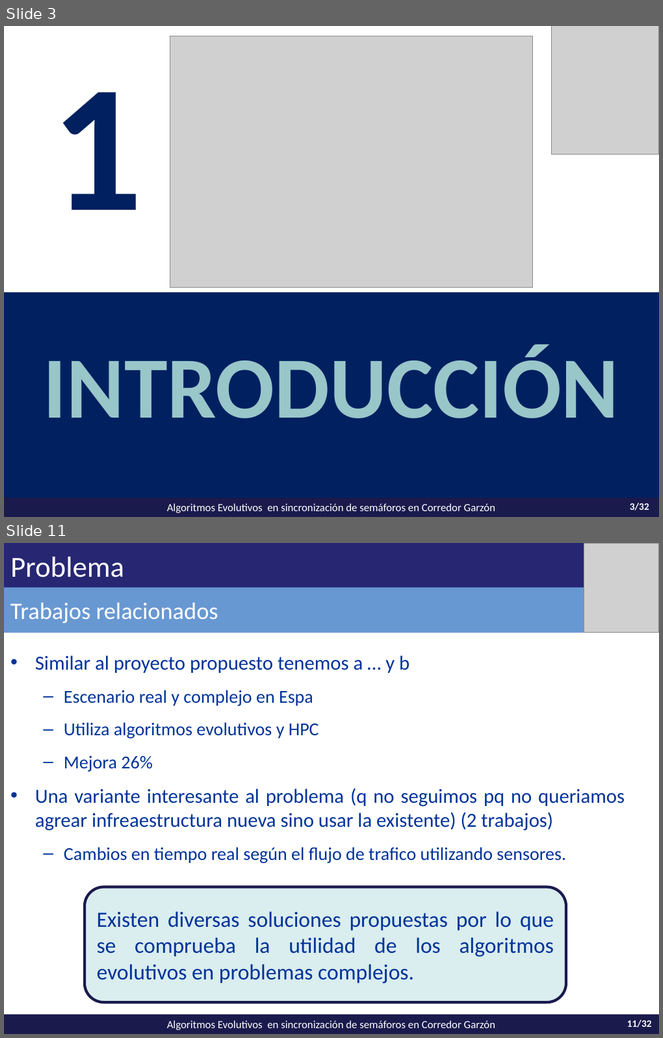
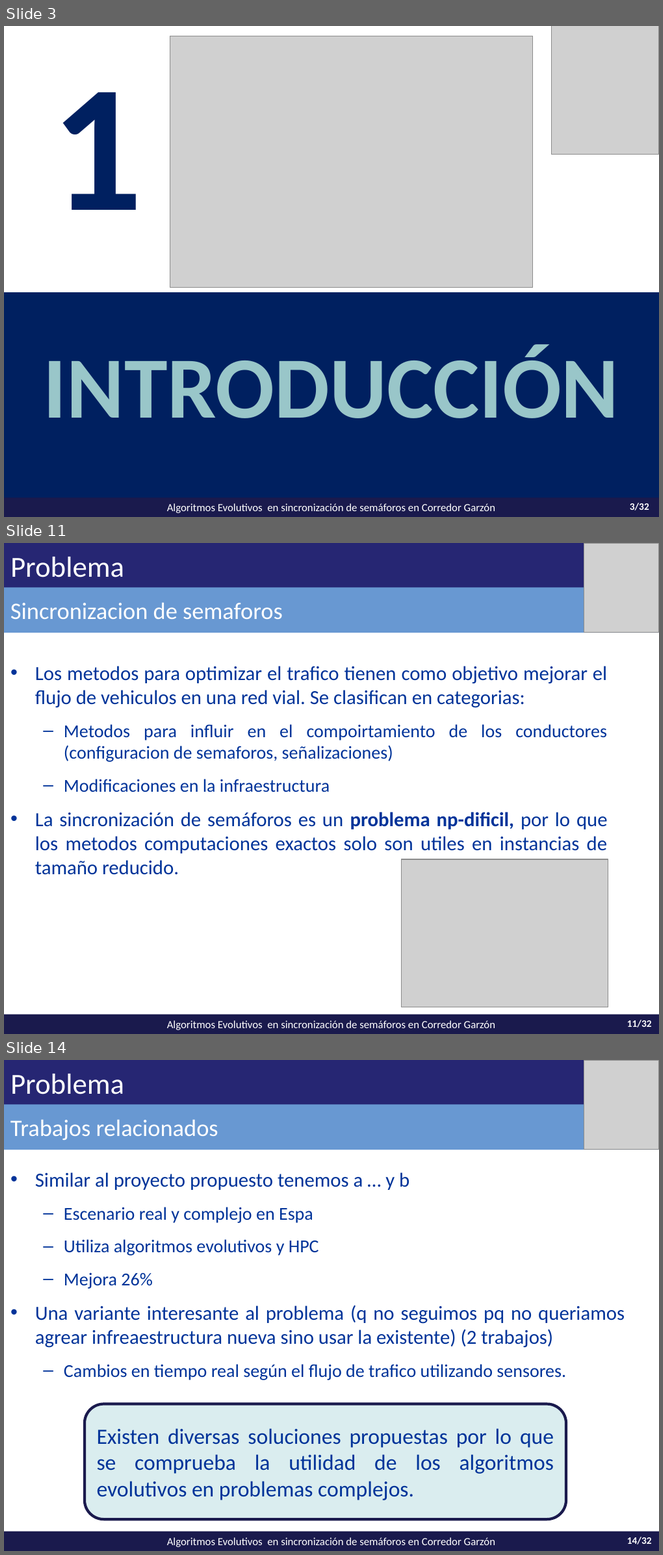
Before and after one commit to vitogit/proyecto-grado-garzon-2014, a slide deck: presentacion/Presentacion Garzon.pptx. Shown one above the other, each under a label of ours: slides 3 and 11 before the commit, slides 3, 11 and 14 after it; the slides between them are not shown. The pictures are 663x1038 and 663x1555 pixels, drawn with LibreOffice and Linux fonts; fonts in the diff are those of the drawing; grey boxes stand for pictures. Boxes give left, top, right and bottom in pixels: in the first picture for what was removed or moved away, otherwise in the second. Text is boxed around its words. In the diff, an @@ line names an element or a change of style, - is before the commit and + after.

```diff
--- a/presentacion/Presentacion Garzon.pptx
+++ b/presentacion/Presentacion Garzon.pptx
@@ slide 11 added at box(4, 543, 659, 1034), background #FFFFFF; not listed: 2 template elements that a slide beside it also shows @@
@@ rectangle added at box(4, 543, 659, 605), fill #262673 @@
@@ title added at box(4, 543, 659, 589), fill #262673, 32 pt, text #FFFFFF @@
+Problema
@@ picture added at box(584, 543, 659, 633) @@
@@ rectangle added at box(4, 588, 659, 633), fill #6898D2, 26 pt, text #FFFFFF @@
+Sincronizacion de semaforos
@@ text added at box(35, 666, 608, 875), 22 pt, text #003399 @@
+• Los metodos para optimizar el trafico tienen como objetivo mejorar el flujo de vehiculos en una red vial. Se clasifican en categorias:
+  – Metodos para influir en el compoirtamiento de los conductores (configuracion de semaforos, señalizaciones)
+  – Modificaciones en la infraestructura
+• La sincronización de semáforos es un problema np-dificil, por lo que los metodos computaciones exactos solo son utiles en instancias de tamaño reducido.
@@ picture added at box(402, 860, 608, 1008) @@
@@ what was slide 11 is now slide 14 @@
@@ page number at box(627, 1537, 652, 1545): text changed @@
-11/32
+14/32
```
Also in this commit, not shown: 14 slides changed, 7 other slides added, 4 slides removed, 1 other file.
